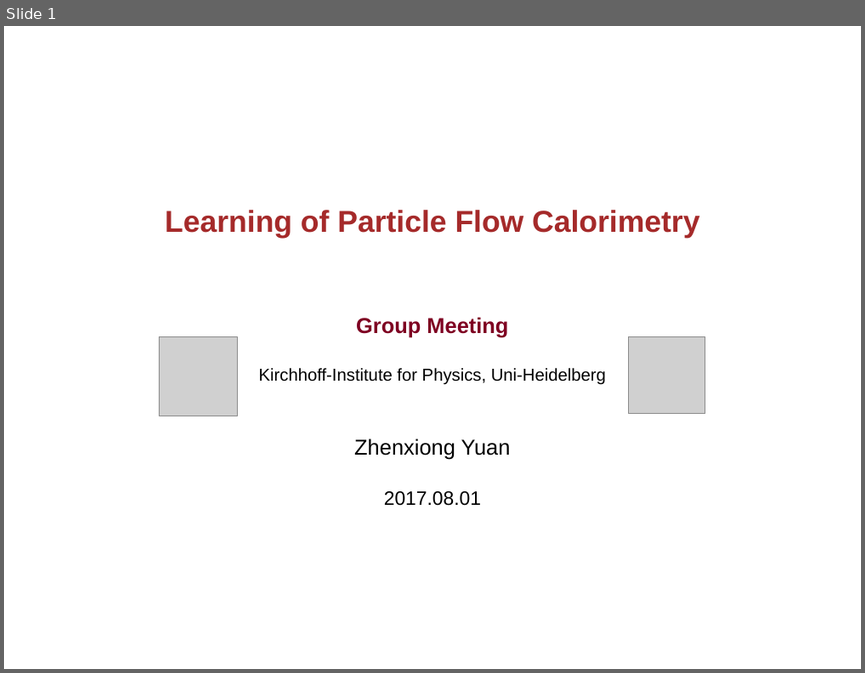
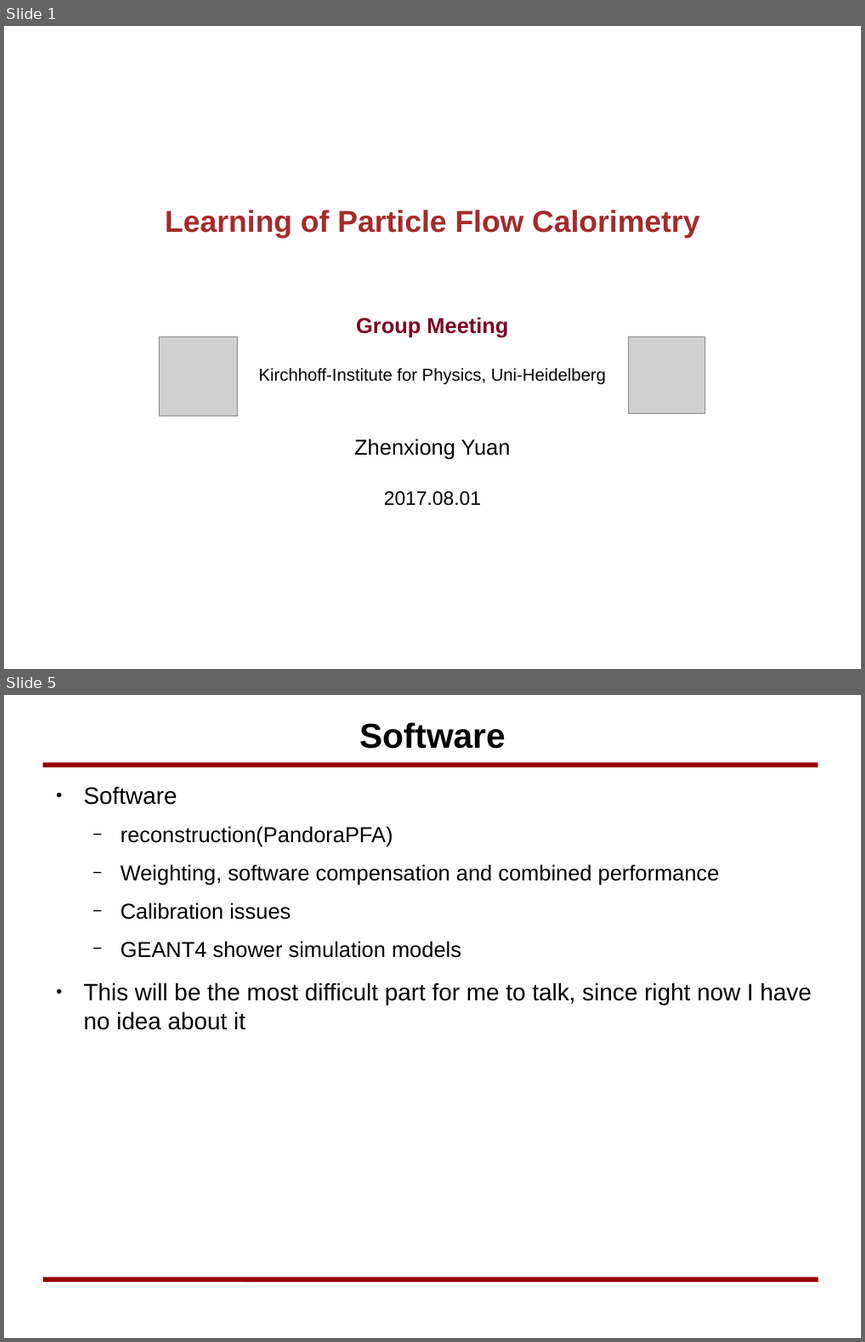
Before and after one commit to yuanzx10/Study, a slide deck: RadiationDetector/Notes/PFA.odp. Shown one above the other, each under a label of ours: slide 1 before the commit, slides 1 and 5 after it; the slides between them are not shown. The pictures are 865x673 and 865x1342 pixels, drawn with LibreOffice and Linux fonts; fonts in the diff are those of the drawing; grey boxes stand for pictures; background and template pictures are left out. Boxes give left, top, right and bottom in pixels: in the first picture for what was removed or moved away, otherwise in the second. Text is boxed around its words. In the diff, an @@ line names an element or a change of style, - is before the commit and + after.

```diff
--- a/RadiationDetector/Notes/PFA.odp
+++ b/RadiationDetector/Notes/PFA.odp
@@ slide 5 added at (4, 695, 861, 1338), background #FFFFFF @@
@@ title added at (359, 722, 506, 749), 32 pt, text #000000, bold @@
+Software
@@ line added from (43, 765) to (818, 765), #990000 4.51 pt @@
@@ text added at (84, 786, 811, 1030), 20 pt, text #000000 @@
+● Software
+  − reconstruction(PandoraPFA)
+  − Weighting, software compensation and combined performance
+  − Calibration issues
+  − GEANT4 shower simulation models
+● This will be the most difficult part for me to talk, since right now I have no idea about it
@@ line added from (43, 1279) to (818, 1279), #990000 4.51 pt @@
```
Also in this commit, not shown: 1 slide changed, 2 other slides added, 1 slide removed, 4 other files.
